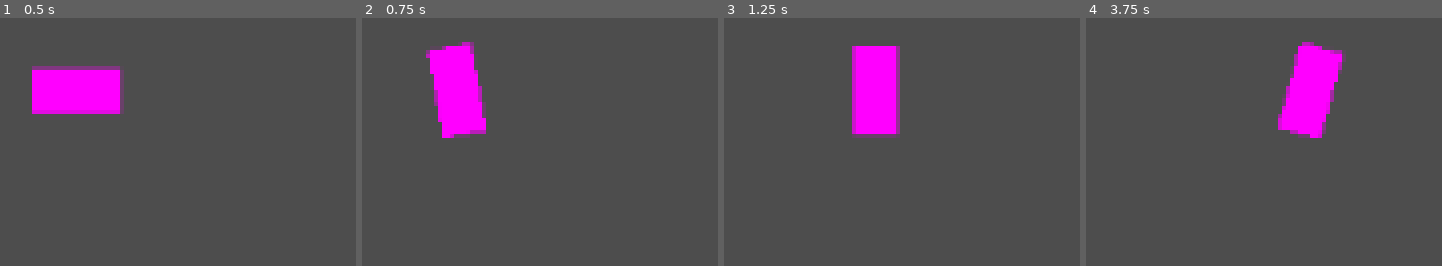
Above: before the commit, frames 1-4 (left to right).
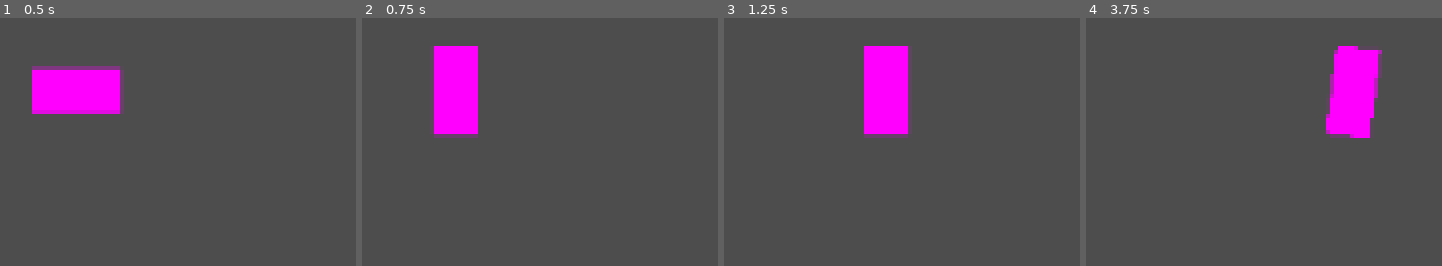
Above: after the commit, the same moments.

Repository: TheCubicCyborg/LifeBubble
Game: Godot game, scene res://scenes/test_playermovement.tscn
The game is run twice, just before and just after one commit, with the same random seed, the same clock (stepped at 60 frames per second) and the same inputs. The project has no main scene, so this scene is started directly.
Inputs:
- Up to frame 1 (0.5 s): no input
- Up to frame 2 (0.75 s): tap Enter at 0.5 s; hold Right (ui_right) from 0.53 s (still down)
- Up to frame 3 (1.25 s): keep holding Right (ui_right)
- Up to frame 4 (3.75 s): release Right (ui_right) at 1.28 s; hold Down (ui_down) 1.28-2.03 s; hold Right (ui_right) 2.03-2.78 s; hold Up (ui_up) 2.78-3.53 s; hold Left (ui_left) from 3.53 s (still down)

Frame 1 is identical in both runs. In frame 2, 1.2% of the frame differs, in the area x 17-35%, y 9-49%; in frame 3, 2.5%; in frame 4, 8.9%, in the area x 53-84%, y 9-49%.

Commit message:
globals update

Diff:
--- a/scenes/player.tscn
+++ b/scenes/player.tscn
@@ -1,6 +1,6 @@
 [gd_scene load_steps=4 format=3 uid="uid://b3skv6a3ilalc"]
 
-[ext_resource type="Script" path="res://scripts/player/player_movement.gd" id="1_8y82w"]
+[ext_resource type="Script" path="res://scripts/player/player_controller.gd" id="1_8y82w"]
 
 [sub_resource type="RectangleShape2D" id="RectangleShape2D_423om"]
 size = Vector2(16, 32)
@@ -8,12 +8,11 @@
 [sub_resource type="PlaceholderTexture2D" id="PlaceholderTexture2D_1rghy"]
 size = Vector2(16, 32)
 
-[node name="Player" type="CharacterBody2D" node_paths=PackedStringArray("collision_shape")]
+[node name="Player" type="CharacterBody2D"]
 script = ExtResource("1_8y82w")
-player_speed = 50.0
-input_smoothing_factor = 15.0
-rotation_smoothing_factor = 7.0
-collision_shape = NodePath("CollisionShape2D")
+_player_speed = 50.0
+_input_smoothing_factor = 10.0
+_rotation_smoothing_factor = 7.0
 
 [node name="CollisionShape2D" type="CollisionShape2D" parent="."]
 shape = SubResource("RectangleShape2D_423om")
--- a/scenes/test_playermovement.tscn
+++ b/scenes/test_playermovement.tscn
@@ -6,7 +6,4 @@
 
 [node name="Player" parent="." instance=ExtResource("1_5apyp")]
 position = Vector2(378, 312)
-player_speed = 40.0
-input_smoothing_factor = 20.0
-rotation_smoothing_factor = 10.0
-default_facing_dir = Vector2(0, -1)
+_default_facing_dir = Vector2(0, -1)
--- a/scripts/Globals.gd
+++ b/scripts/Globals.gd
@@ -1,3 +1,4 @@
 extends Node
 
 var GameManager
+var Player : PlayerController = null
--- /dev/null
+++ b/scripts/player/player_controller.gd
@@ -0,0 +1,47 @@
+extends CharacterBody2D
+class_name PlayerController
+
+@export_group("player movement")
+@export var _player_speed : float = 10.0
+@export var _input_smoothing_factor : float = 1.0
+@export var _rotation_smoothing_factor : float = 1.0
+@export var _default_facing_dir := Vector2.ZERO
+
+@onready var _input : Vector2 = Vector2.ZERO
+@onready var _moving : bool = false;
+
+# public
+@onready var direction_facing := 0.0
+@onready var accepting_input := true	# FIXME player should accept NO INPUT by default
+
+@export_group("children")
+@export var _collision_shape : CollisionShape2D
+
+func _ready() -> void:
+	# TODO assign a player variable in globals
+	Globals.Player = self
+	_collision_shape = $CollisionShape2D
+	if !_default_facing_dir.is_zero_approx():
+		direction_facing = _default_facing_dir.angle()
+		_collision_shape.rotation = direction_facing
+
+func _physics_process(delta: float) -> void:
+	if accepting_input:
+		_input = Input.get_vector("ui_left", "ui_right", "ui_up", "ui_down")
+	_moving = _input != Vector2.ZERO
+
+	if _input != Vector2.ZERO:
+		# TODO animate player
+		# TODO face the player sprite in the direction of movement
+		var normd = _input.normalized()
+		velocity = velocity.lerp(_player_speed * normd, delta * _input_smoothing_factor)
+		#direction_facing = lerp(
+			#direction_facing, velocity.angle(), delta * _rotation_smoothing_factor
+		#) # FIXME
+		direction_facing = velocity.angle()
+		_collision_shape.rotation = direction_facing
+
+	else:
+		velocity = velocity.lerp(Vector2.ZERO, delta * _input_smoothing_factor)
+
+	move_and_slide()
--- a/scripts/player/player_movement.gd
+++ /dev/null
@@ -1,50 +0,0 @@
-extends CharacterBody2D
-
-
-@export_group("player movement")
-@export var player_speed : float = 10.0
-@export var input_smoothing_factor : float = 1.0
-@export var rotation_smoothing_factor : float = 1.0
-@export var default_facing_dir := Vector2.ZERO
-
-@onready var input : Vector2 = Vector2.ZERO
-@onready var inputted : bool = false;
-@onready var moving : bool = false;
-@onready var direction_facing := 0.0
-
-@export_group("children")
-@export var collision_shape : CollisionShape2D
-
-func _ready() -> void:
-	collision_shape = $CollisionShape2D
-	# when spawned: face collider/sprite towards direction of movement (
-	#collision_shape.rotate(
-		#rotate_toward(collision_shape.rotation, bruh, 1)
-	#)
-	if !default_facing_dir.is_zero_approx():
-		direction_facing = default_facing_dir.angle()
-		collision_shape.rotation = direction_facing
-
-func _physics_process(delta: float) -> void:
-	input = Input.get_vector("ui_left", "ui_right", "ui_up", "ui_down")
-	moving = input != Vector2.ZERO
-
-	if input != Vector2.ZERO:
-		# TODO animate player
-		# TODO face the player sprite in the direction of movement
-		var normd = input.normalized()
-		velocity = velocity.lerp(player_speed * normd, delta * input_smoothing_factor)
-		#collision_shape.look_at(normd) 	# LOOK AT IS A POINT # FIXME
-		direction_facing = lerp(
-			direction_facing, velocity.angle(), delta * rotation_smoothing_factor
-		)
-		collision_shape.rotation = direction_facing
-		#direction_facing = lerp(
-			#collision_shape.rotation, normd.angle(), delta * rotation_smoothing_factor
-		#)
-		#collision_shape.rotation = direction_facing
-
-	else:
-		velocity = velocity.lerp(Vector2.ZERO, delta * input_smoothing_factor)
-
-	move_and_slide()
Not shown: 1 places in scenes/Main.tscn that only renumber resources
